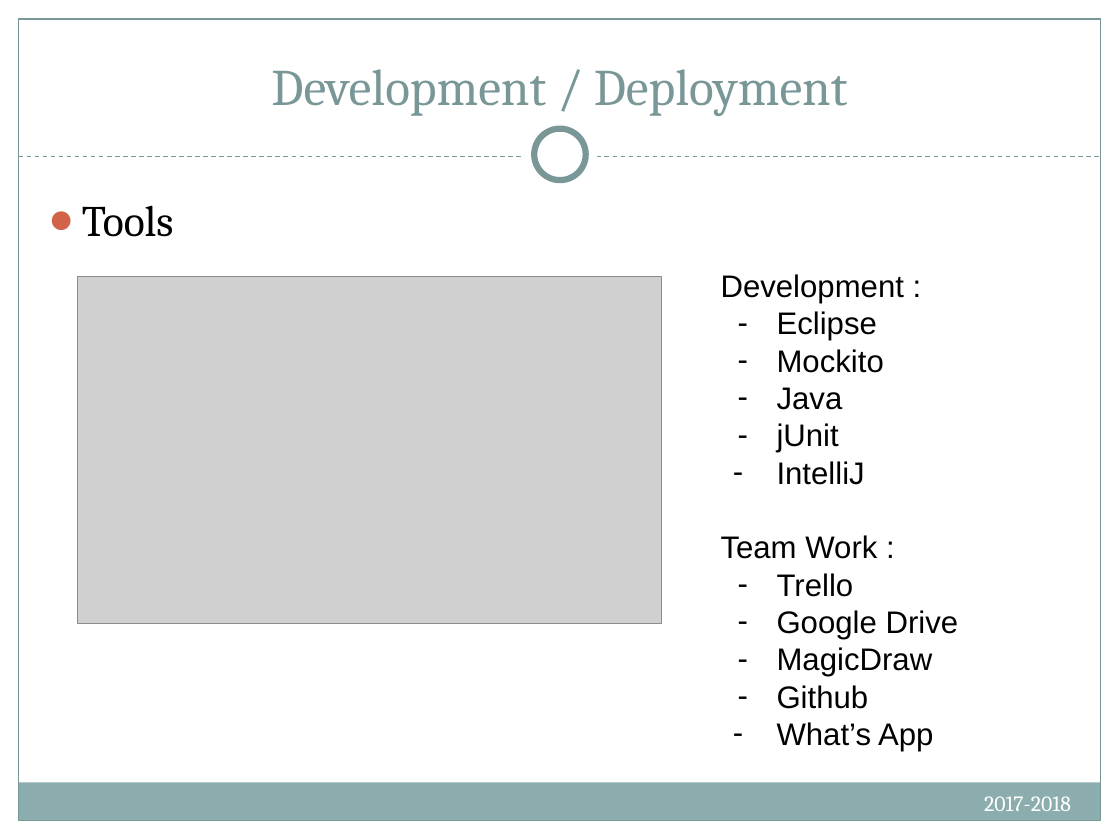
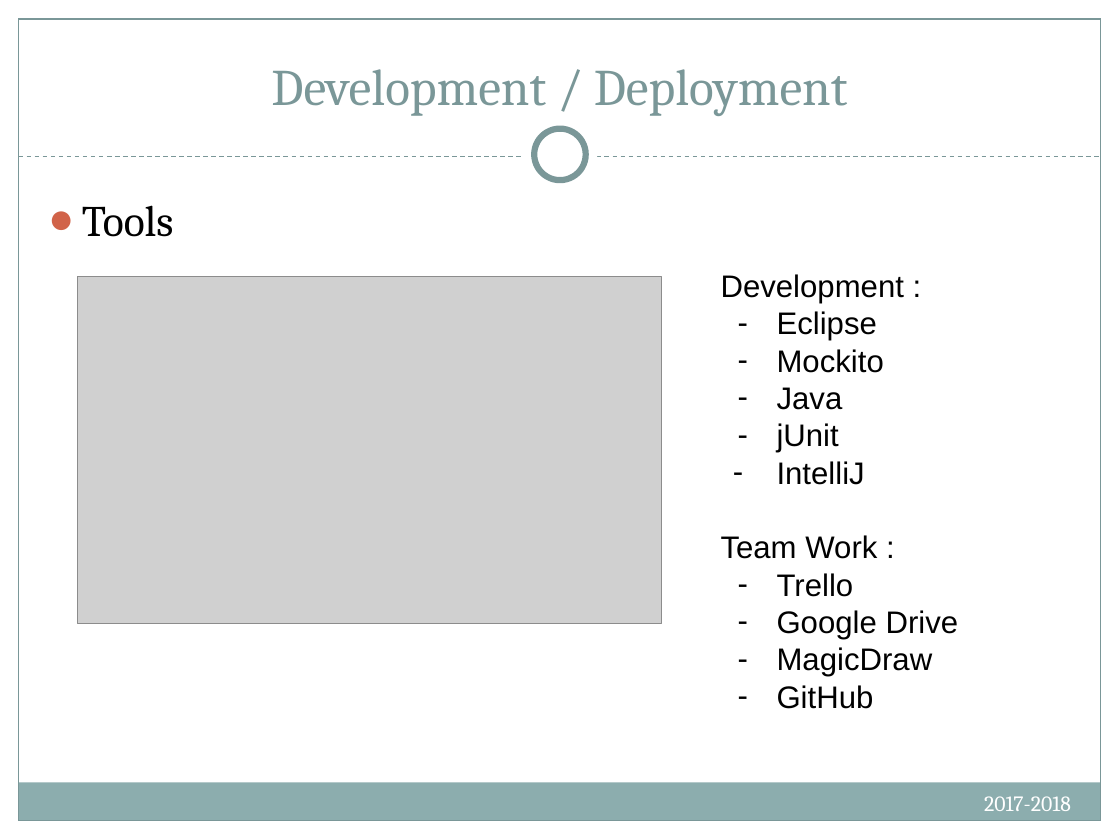
Before and after one commit to kacper97/Escaper, a slide deck: slide 14 of PresentationEscaper.pptx. Drawn at 1120x840 pixels with LibreOffice and Linux fonts; fonts in the diff are those of the drawing; grey boxes stand for pictures. Boxes give left, top, right and bottom in pixels: in the first picture for what was removed or moved away, otherwise in the second. Text is boxed around its words. In the diff, an @@ line names an element or a change of style, - is before the commit and + after.

```diff
--- a/PresentationEscaper.pptx
+++ b/PresentationEscaper.pptx
@@ text at (777,685,874,709): text changed @@
-– Github
-– What’s App
+– GitHub
```
Also in this commit, not shown: 2 other slides changed.
